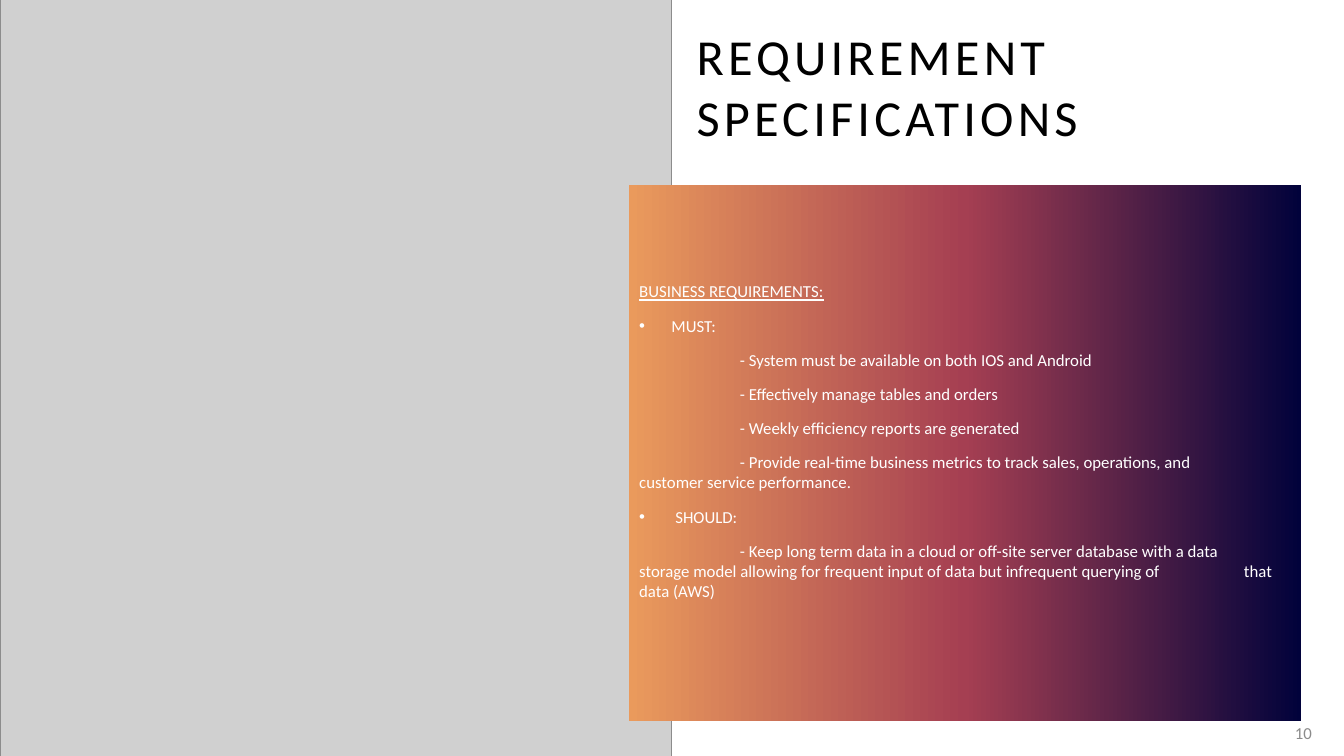
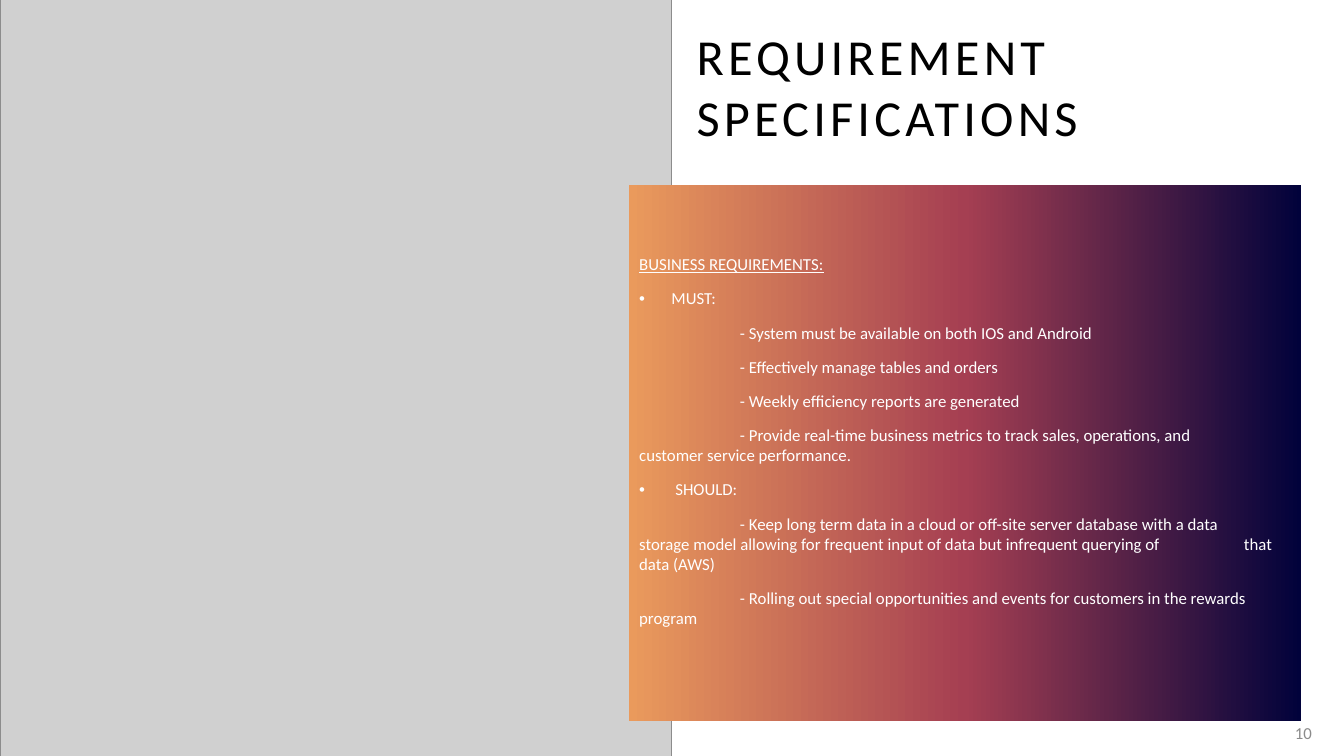
Before and after one commit to KL-3/CentRes, a slide deck: slide 10 of CentRes.pptx. Drawn at 1344x756 pixels with LibreOffice and Linux fonts; fonts in the diff are those of the drawing; grey boxes stand for pictures. Boxes give left, top, right and bottom in pixels: in the first picture for what was removed or moved away, otherwise in the second. Text is boxed around its words. In the diff, an @@ line names an element or a change of style, - is before the commit and + after.

```diff
--- a/CentRes.pptx
+++ b/CentRes.pptx
@@ text at (749,592,1246,607): paragraph added @@
+- Rolling out special opportunities and events for customers in the rewards program
```
Also in this commit, not shown: 2 other slides changed.
